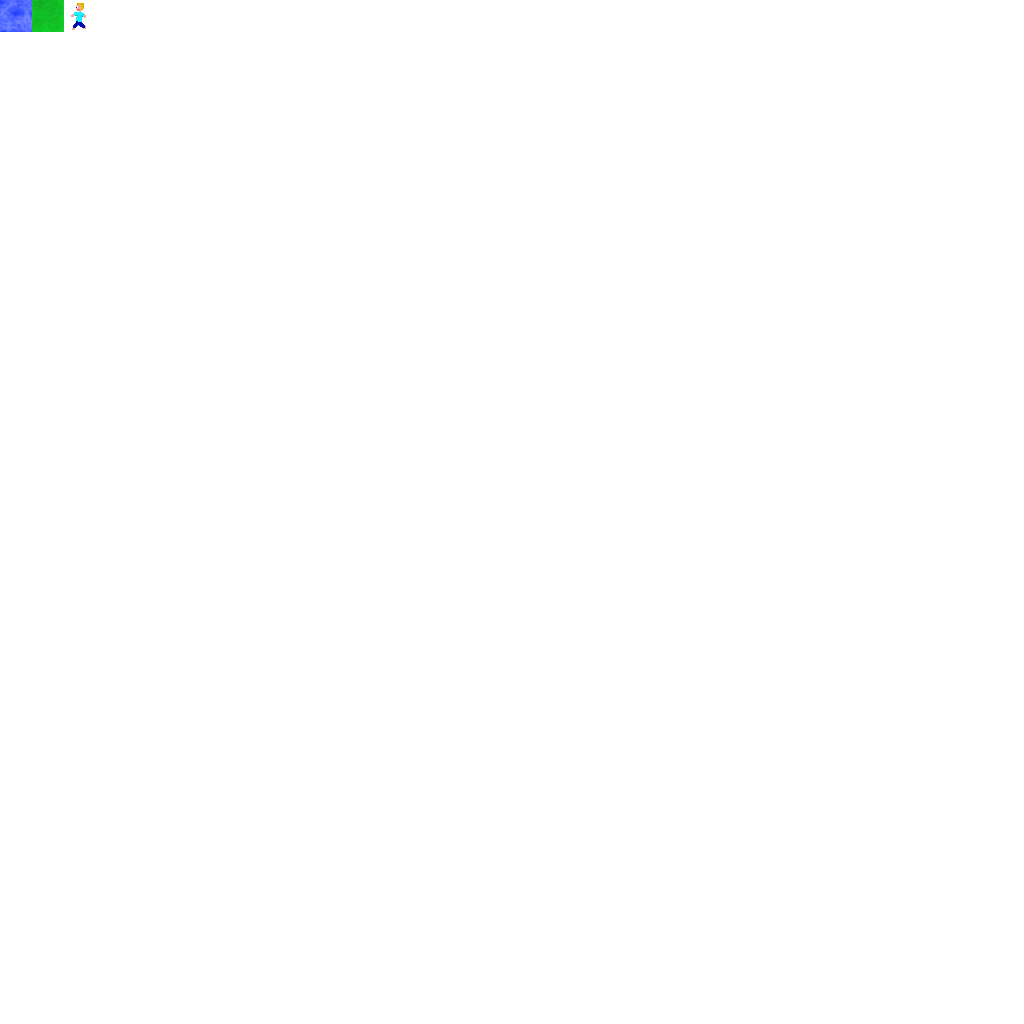
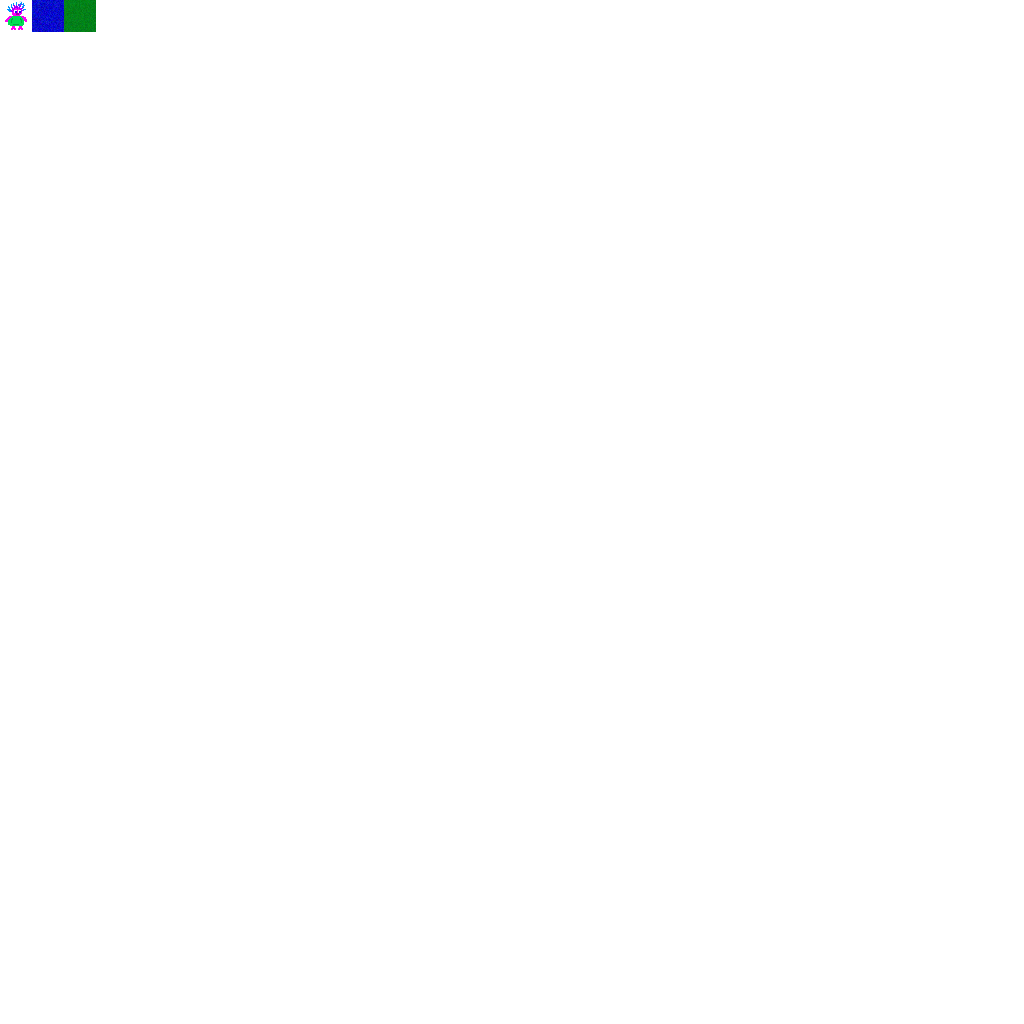
Two versions of the same layered image (1024x1024). Layer-by-layer changes:
painted on "Tiles" over [0, 0, 96, 32]
